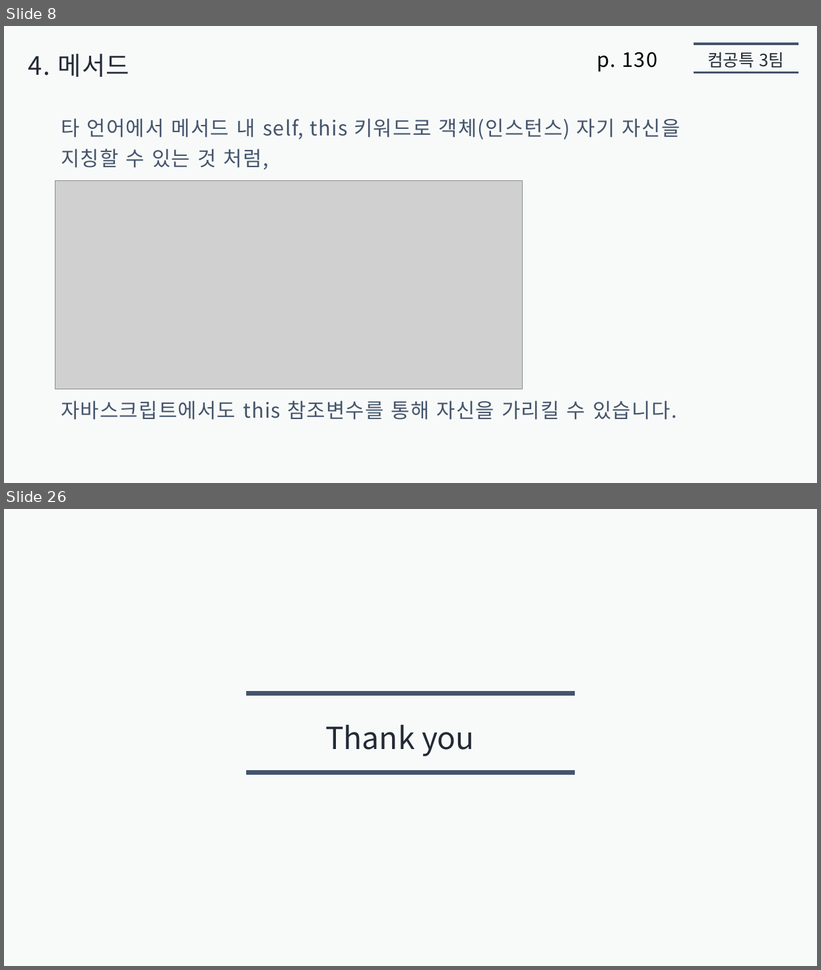
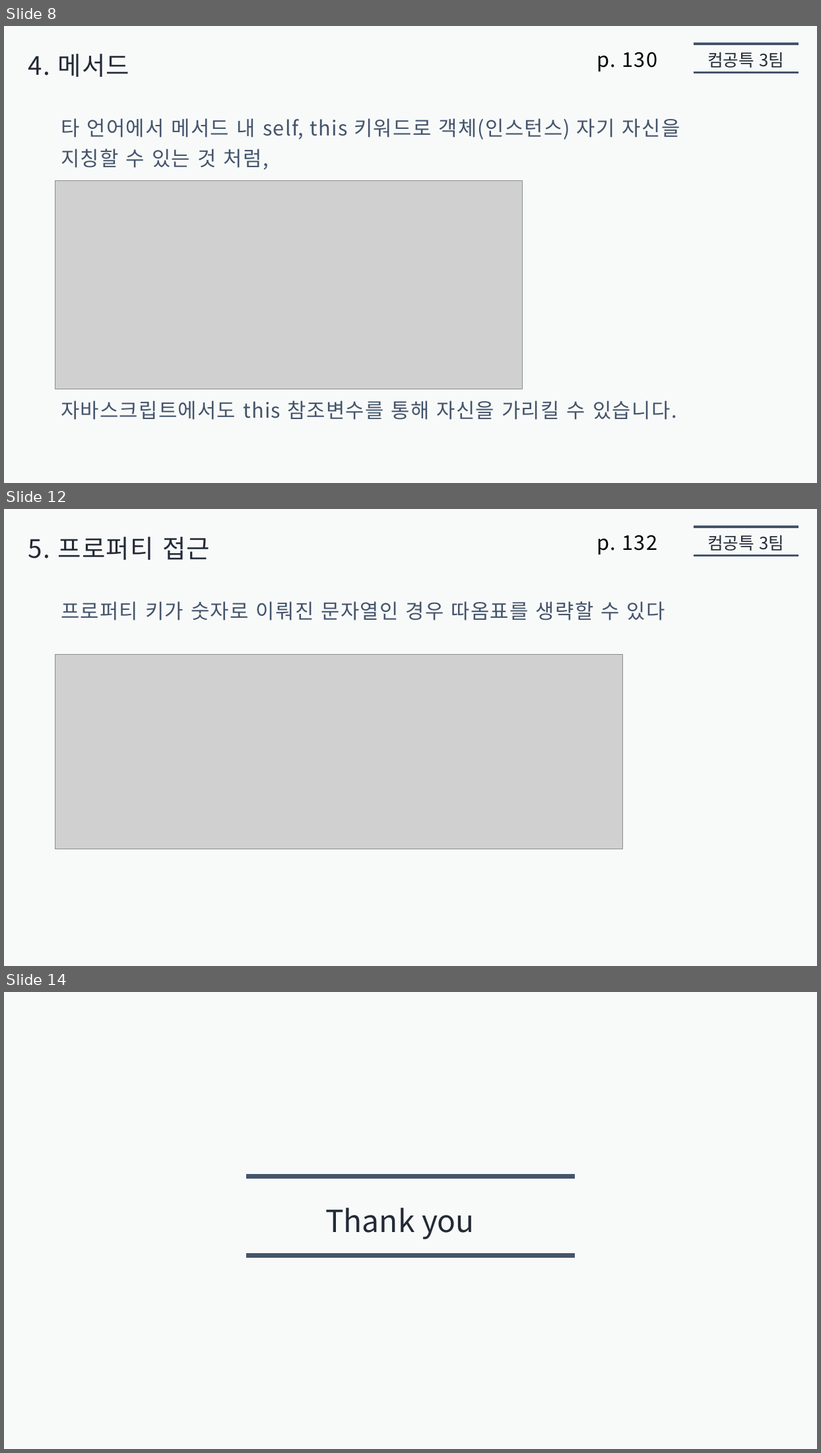
Before and after one commit to jaehoo1/Modern-JavaScript-Deep-Dive, a slide deck: 05. 객체 리터럴/presentation5/jaehoo1/객체_리터럴.pptx. Shown one above the other, each under a label of ours: slides 8 and 26 before the commit, slides 8, 12 and 14 after it; the slides between them are not shown. The pictures are 821x970 and 821x1453 pixels, drawn with LibreOffice and Linux fonts; fonts in the diff are those of the drawing; grey boxes stand for pictures. Boxes give left, top, right and bottom in pixels: in the first picture for what was removed or moved away, otherwise in the second. Text is boxed around its words. In the diff, an @@ line names an element or a change of style, - is before the commit and + after.

```diff
--- a/05. 객체 리터럴/presentation5/jaehoo1/객체_리터럴.pptx
+++ b/05. 객체 리터럴/presentation5/jaehoo1/객체_리터럴.pptx
@@ slide 12 added at (4,509,817,966), background #F8FAFA @@
@@ line added from (694, 527) to (799, 527), #44546A 2.75 pt @@
@@ text added at (28,537,210,560), 30 pt, text #222A35 @@
+5. 프로퍼티 접근
@@ text added at (597,535,658,555), 24 pt, text #000000 @@
+p. 132
@@ text added at (708,535,784,551), 20 pt, text #222A35 @@
+컴공특 3팀
@@ line added from (694, 555) to (799, 555), #44546A 2.75 pt @@
@@ text added at (61,601,665,621), 24 pt, text #44546A @@
+프로퍼티 키가 숫자로 이뤄진 문자열인 경우 따옴표를 생략할 수 있다
@@ picture added at (55,655,622,850) @@
@@ what was slide 26 is now slide 14 @@
```
Also in this commit, not shown: 1 slide changed, 3 other slides added, 16 slides removed.
